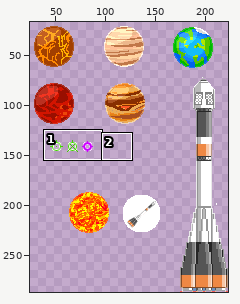
Sprite sheet -- i.png. Above: a wide view before the commit, with the close-up outlined.
Close-up. Earlier state:
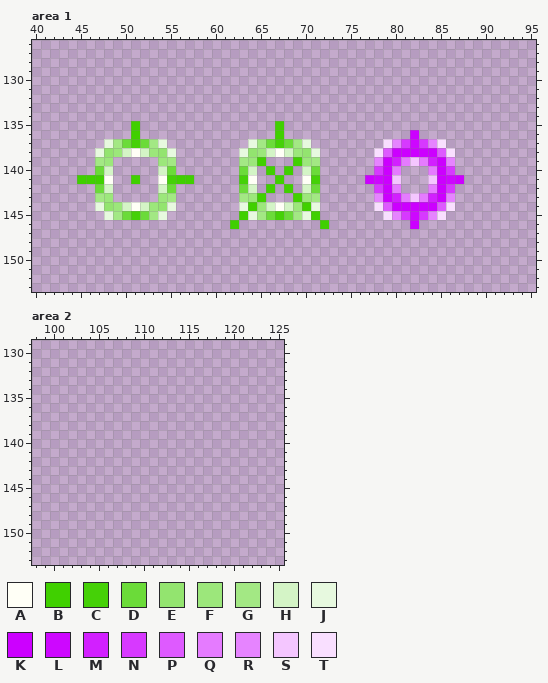
The file is 241x298 pixels. Colours within 5 levels of each other are drawn and written as one. Shown: area 1: x 40..95, y 126..153; area 2: x 98..125, y 129..153. The old version is drawn lined up with the new one, on the new canvas. The wide view leaves out empty margins. The commit also changed other parts of the picture, which this record leaves out.
Palette (. is transparent): A #fffff6  B #40d000  C #45d107  D #6bdb39  E #93e46f  F #9ce77b  G #a3e884  H #d4f4c6  J #e7f9df  K #cc00ff  L #cd07ff  M #d220ff  N #d739ff  P #de5aff  Q #e57bff  R #e684ff  S #f4c6ff  T #f9dfff
Pixels before, area 1, first column x 45:
135 ......B...............B....................
136 ......B...............B..............K.....
137 ...JGDCDGJ.........JGDCDGJ........TRNLNRT..
138 ..JEFHAHFEJ.......JEFHAHFEJ......TPKKKKKPT.
139 ..GF.....FG.......GFB...BFG......RKMQSQMKR.
140 ..DH.....HD.......DH.B.B.HD......NKQ...QKN.
141 BBBA..B..ACBB.....CA..B..AC.....KLKS...SKLK
142 ..DH.....HD.......DH.B.B.HD......NKQ...QKN.
143 ..GF.....FG.......GFB...BFG......RKMQSQMKR.
144 ..JEFHAHFEJ.......JBFHAHFBJ......TPKKKKKPT.
145 ...JGDCDGJ........BJGDCDGJB.......TRNLNRT..
146 .................B.........B.........K.....
After the commit:
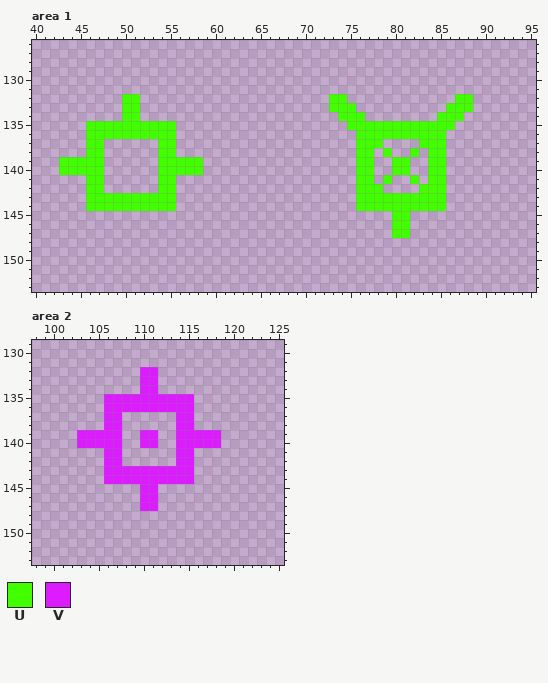
Colours new in this view: U #42ff00  V #dc1cff
What changed:
canvas 241x298 -> 223x287 (the part of the old canvas that was cut away was empty and is not shown)
Changed rows in their new state; - is an unchanged pixel.
Area 1:
first column x 43:
132 -------UU---------------------UU------------UU
133 -------UU---------------------UUU----------UUU
134 -------UU----------------------UUU--------UUU-
135 ---UUUUUUUUUU-----------.-------UUUUUUUUUUUU--
136 ---UUUUUUUUUU-----------.--------UUUUUUUUUU---
137 ---UU......UU--------.......-----UUU....UUU---
138 ---UU......UU-------.........----UU.U..U.UU.--
139 UUUUU.-----UUUUU----...---...----UU..UU..UU.--
140 UUUUU.-----UUUUU----..-.-.-..----UU..UU--UU.--
141 --.UU.--.--UU..-----..--.--..----UU.U.-U-UU..-
142 ---UU.-----UU-------..-.-.-..----UUU..--UUU.--
143 ---UUUUUUUUUU-------...---...----UUUUUUUUUU.--
144 ---UUUUUUUUUU-------.........----UUUUUUUUUU.--
145 -----.......--------.........-------.UU....---
146 -------------------.---------.-------UU.------
147 -------------------------------------UU-------
Area 2:
first column x 103:
132 -------VV-------
133 -------VV-------
134 -------VV-------
135 ---VVVVVVVVVV---
136 ---VVVVVVVVVV---
137 ---VV------VV---
138 ---VV------VV---
139 VVVVV--VV--VVVVV
140 VVVVV--VV--VVVVV
141 ---VV------VV---
142 ---VV------VV---
143 ---VVVVVVVVVV---
144 ---VVVVVVVVVV---
145 -------VV-------
146 -------VV-------
147 -------VV-------
Where, in picture pixels (left, top, right, bottom), the same in both close-ups:
changed: (59, 94, 473, 238)
added: (77, 367, 221, 511)
